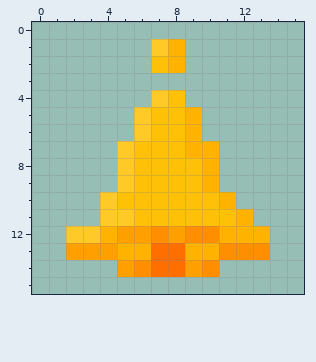
Pixel-art sprite -- Items/Bell/Bell (16x16).png. That is the earlier state.
The file is 16x16 pixels.
And afterwards:
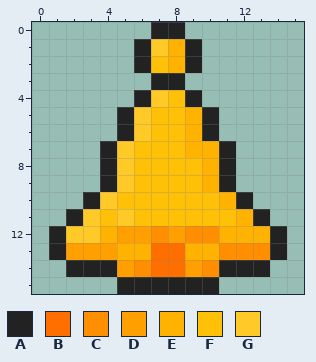
Palette (. is transparent): A #232222  B #ff6f00  C #ff8f00  D #ffa000  E #ffb300  F #ffc107  G #ffca28
Difference:
@@ x 0..15 @@
- 0 ................
- 1 .......GE.......
- 2 .......FE.......
- 3 ................
- 4 .......GF.......
- 5 ......GFFE......
- 6 ......GFFE......
- 7 .....GFFFEE.....
- 8 .....GFFFFE.....
- 9 .....GFFFFE.....
-10 ....GFFFFFFE....
-11 ....GGFFFFFFE...
-12 ..GGEDDCDCCEEE..
-13 ..DDDEEBBEECCC..
-14 .....DCBBDC.....
-15 ................
+ 0 .......AA.......
+ 1 ......AGEA......
+ 2 ......AFEA......
+ 3 .......AA.......
+ 4 ......AGFA......
+ 5 .....AGFFEA.....
+ 6 .....AGFFEA.....
+ 7 ....AGFFFEEA....
+ 8 ....AGFFFFEA....
+ 9 ....AGFFFFEA....
+10 ...AGFFFFFFEA...
+11 ..AGFGFFFFFFEA..
+12 .AGGEDDCDCCEEEA.
+13 .ADDDEEBBEECCCA.
+14 ..AAADCBBDCAAA..
+15 .....AAAAAA.....
